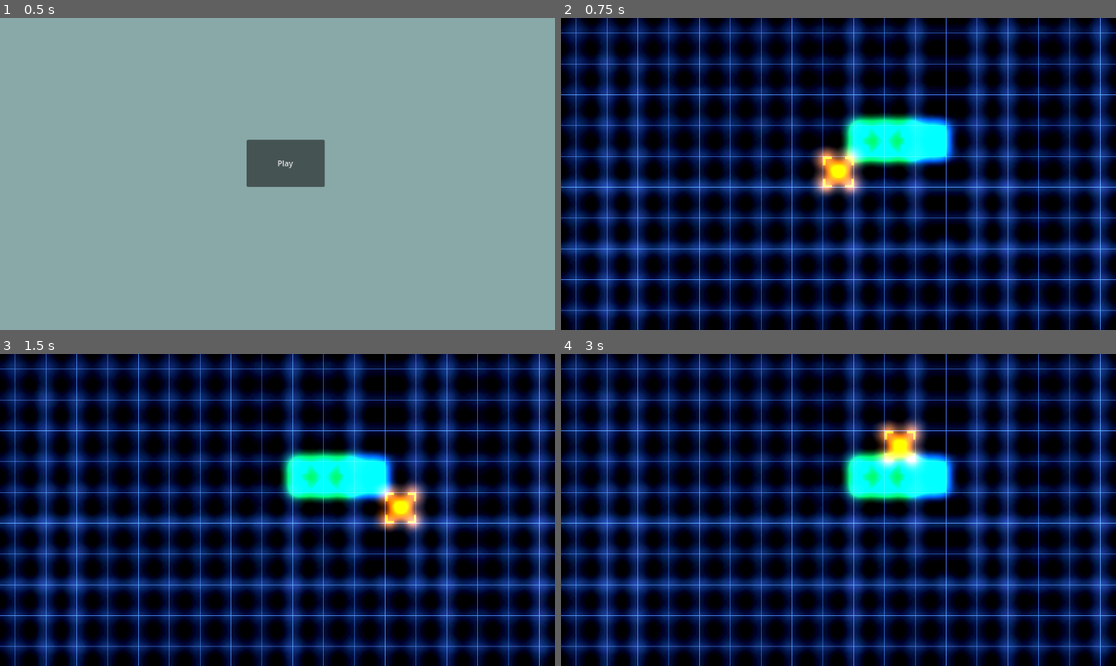
Above: before the commit, frames 1-4 (two rows, left to right).
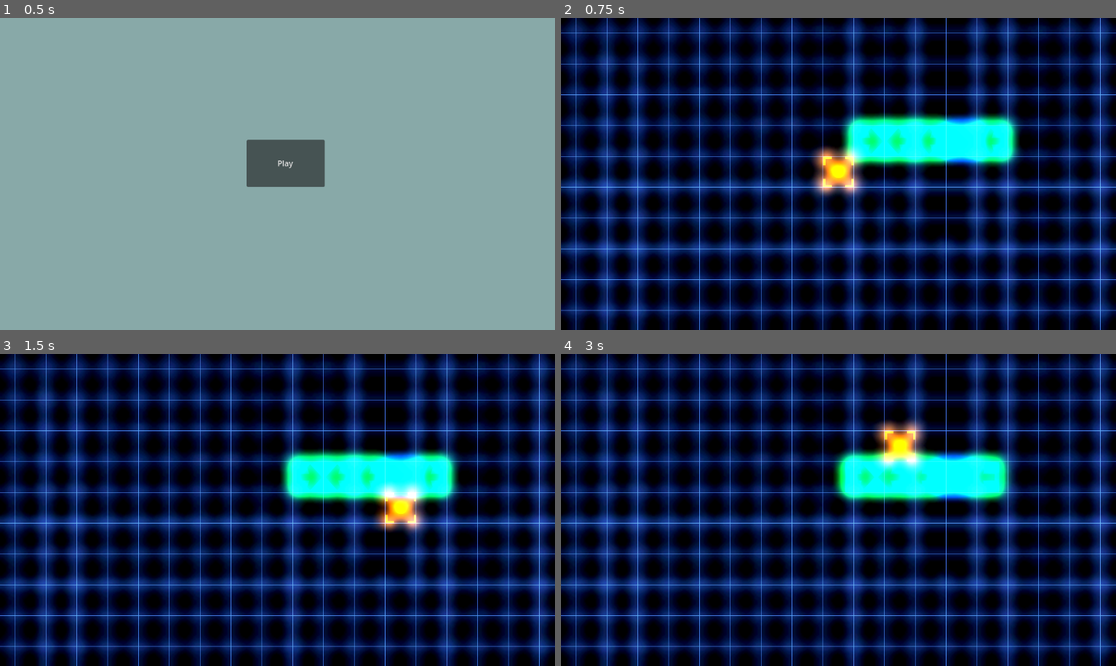
Above: after the commit, the same moments.

Repository: AthertonRoamer/CellGame
Game: Godot game, scene res://menu.tscn
The game is run twice, just before and just after one commit, with the same random seed, the same clock (stepped at 60 frames per second) and the same inputs.
Inputs (mouse positions are in pixels of both pictures, inside the frame that each line leads up to):
- Up to frame 1 (0.5 s): no input
- Up to frame 2 (0.75 s): click "Play" at 0.5 s
- Up to frame 3 (1.5 s): tap Enter at 1.25 s; move the mouse to (399, 494) at 1.27 s
- Up to frame 4 (3 s): tap Space at 2 s; move the mouse to (727, 525) at 2.02 s; move the mouse to (894, 441) at 2.77 s

Frame 1 is identical in both runs. In frame 2, 2.6% of the frame differs, in the area x 61-83%, y 30-49%; in frame 3, 2.6%; in frame 4, 3.2%, in the area x 49-82%, y 30-49%.

Commit message:
Fixed mover glitch

Diff:
--- a/CellGame/cells/cell.gd
+++ b/CellGame/cells/cell.gd
@@ -45,7 +45,7 @@
 
 func push(direction : Vector2) -> void: #push is meant to be called to non-mover cells who are pushed
 	change_position(cell_position + direction)
-#	print(name + " was pushed in " + str(direction))
+	print(name + " was pushed in " + str(direction))
 
 
 func _on_global_register():
--- a/CellGame/cells/mover_cell.gd
+++ b/CellGame/cells/mover_cell.gd
@@ -27,4 +27,4 @@
 
 func move() -> void:
 	change_position(cell_position + mover_direction)
-#	print(name + " moved")
+	print(name + " moved")
--- a/CellGame/data/data.gd
+++ b/CellGame/data/data.gd
@@ -11,7 +11,7 @@
 var current_layout : Dictionary
 var players := [] # array of all players nucleuses
 
-var change_interval := 4
+var change_interval := 2
 
 func alert_changing():
 	emit_signal("changing")
--- a/CellGame/world.tscn
+++ b/CellGame/world.tscn
@@ -1,10 +1,8 @@
-
-[gd_scene load_steps=6 format=3 uid="uid://c7tfm4d68kv7b"]
+[gd_scene load_steps=7 format=3 uid="uid://c7tfm4d68kv7b"]
 
 [ext_resource type="Script" path="res://world/world.gd" id="1_8u1rj"]
 [ext_resource type="PackedScene" uid="uid://cw0bfdkvq5u88" path="res://mover_cell.tscn" id="2_u507c"]
 [ext_resource type="PackedScene" uid="uid://cxgjohtrreoky" path="res://selector.tscn" id="4_m6we1"]
-
 [ext_resource type="PackedScene" uid="uid://bawd4mgcqb0y1" path="res://blank_cell.tscn" id="6_tg4ug"]
 [ext_resource type="PackedScene" uid="uid://rbk5imkoo04v" path="res://grid.tscn" id="8_1bidu"]
 
@@ -31,18 +29,26 @@
 offset_bottom = 960.0
 color = Color(0, 0, 0, 1)
 
+[node name="MoverCell1" parent="." instance=ExtResource("2_u507c")]
+position = Vector2(640, 256)
 
 [node name="MoverCell2" parent="." instance=ExtResource("2_u507c")]
 position = Vector2(704, 256)
 mover_direction = Vector2(-1, 0)
 
-[node name="MoverCell5" parent="." instance=ExtResource("2_u507c")]
-position = Vector2(640, 256)
+[node name="MoverCell3" parent="." instance=ExtResource("2_u507c")]
+position = Vector2(768, 256)
+mover_direction = Vector2(-1, 0)
 
-[node name="BlankCell2" parent="." instance=ExtResource("6_tg4ug")]
-position = Vector2(768, 256)
+[node name="MoverCell4" parent="." instance=ExtResource("2_u507c")]
+position = Vector2(896, 256)
+mover_direction = Vector2(-1, 0)
+
+[node name="BlankCell" parent="." instance=ExtResource("6_tg4ug")]
+position = Vector2(832, 256)
 
 [node name="ChangeTimer" type="Timer" parent="."]
+one_shot = true
 
 [node name="Selector" parent="." instance=ExtResource("4_m6we1")]
 
--- a/CellGame/world/world.gd
+++ b/CellGame/world/world.gd
@@ -49,6 +49,7 @@
 		var weight := 0
 		var strength_behind := 1
 		var stocked := 0
+		var first_opposite : int = 0
 		var cell_to_break : Cell
 #		var strength_ahead := 0
 		#look backward
@@ -67,6 +68,17 @@
 				else:
 					strength += 1
 #					strength_ahead += 1
+			elif past_layout[next_space] is MoverCell and past_layout[next_space].mover_direction == cell.mover_direction * -1:
+				#opposite facing mover cell
+				end_strength = true
+				if stocked > 0:
+					stocked -= 1
+				else:
+					weight += 1
+				if stocked > 0:
+					stocked -= 1
+				else:
+					first_opposite = 1
 			elif past_layout[next_space].unpushable: #cells that cannot be pushed
 				end_strength = true
 				weight = strength + 1
@@ -86,7 +98,8 @@
 		#reset looking forward
 		next_space = cell_pos + cell.mover_direction * strength
 		#preform final check based on accumulated data and move/push if applicable
-		if weight <= strength:
+		print(cell.name + "  weight: " + str(weight) + " strength: " + str(strength) + " strength behind: " + str(strength_behind) + "\n")
+		if (weight + first_opposite) <= strength:
 			if past_layout.has(next_space) and past_layout[next_space] is Cell and weight >= strength_behind:
 				past_layout[next_space].push(cell.mover_direction)
 			if cell_to_break != null:
